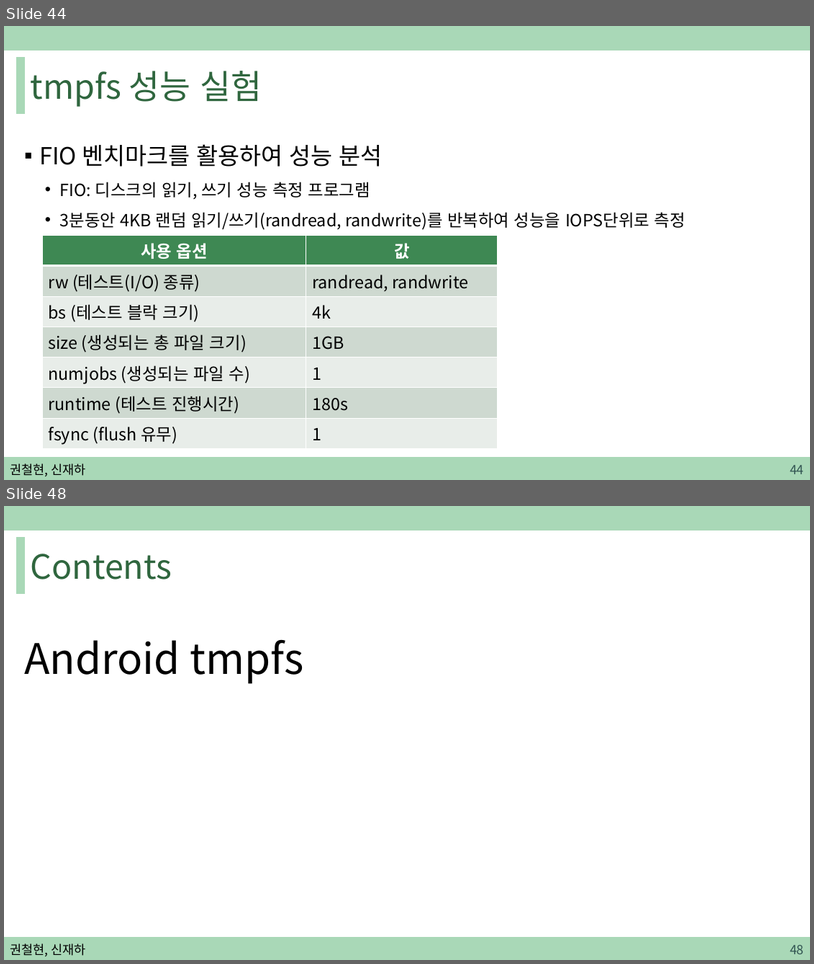
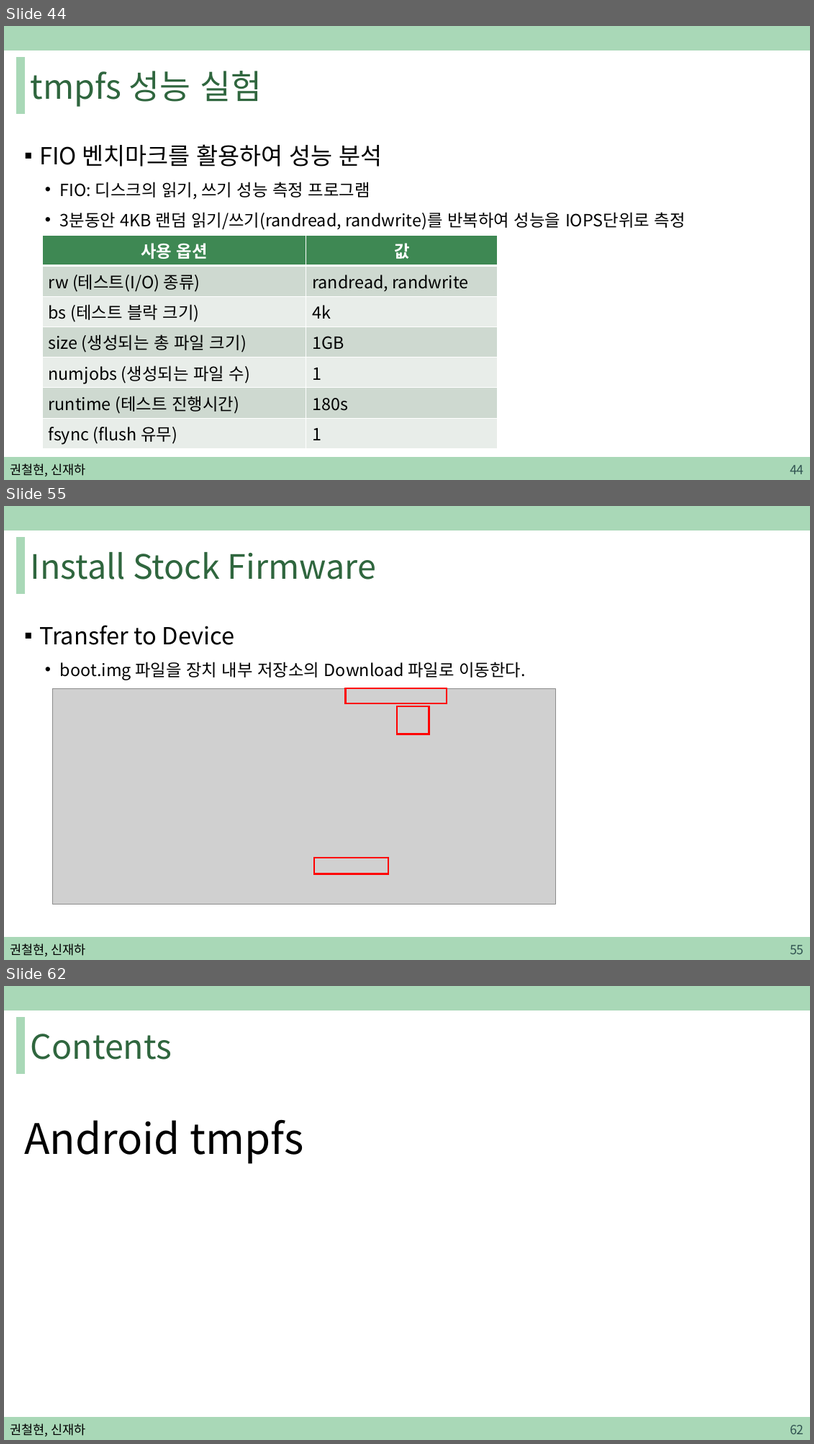
Before and after one commit to sjh4287/capston, a slide deck: 2022.02.18/권철현,신재하.pptx. Shown one above the other, each under a label of ours: slides 44 and 48 before the commit, slides 44, 55 and 62 after it; the slides between them are not shown. The pictures are 814x964 and 814x1444 pixels, drawn with LibreOffice and Linux fonts; fonts in the diff are those of the drawing; grey boxes stand for pictures. Boxes give left, top, right and bottom in pixels: in the first picture for what was removed or moved away, otherwise in the second. Text is boxed around its words. In the diff, an @@ line names an element or a change of style, - is before the commit and + after.

```diff
--- a/2022.02.18/권철현,신재하.pptx
+++ b/2022.02.18/권철현,신재하.pptx
@@ slide 55 added at (4,506,810,960), background #FFFFFF; not listed: 3 template elements that a slide beside it also shows @@
@@ title added at (31,552,376,579), 40 pt, text #2F663E @@
+Install Stock Firmware
@@ text added at (39,625,526,680), 20 pt, text #000000 @@
+▪ Transfer to Device
+  • boot.img 파일을 장치 내부 저장소의 Download 파일로 이동한다.
@@ picture added at (52,688,556,903) @@
@@ rectangle added at (346,688,447,703), outline #FF0000 2.25 pt @@
@@ rectangle added at (397,706,430,734), outline #FF0000 2.25 pt @@
@@ rectangle added at (314,857,388,874), outline #FF0000 2.25 pt @@
@@ text added at (10,943,85,956), 15 pt, text #000000 @@
+권철현, 신재하
@@ page number added at (790,944,804,954), 15 pt, text #305250 @@
+55
@@ what was slide 48 is now slide 62 @@
@@ page number at (790,1424,804,1434): text changed @@
-48
+62
```
Also in this commit, not shown: 3 slides changed, 16 other slides added, 1 slide removed.
